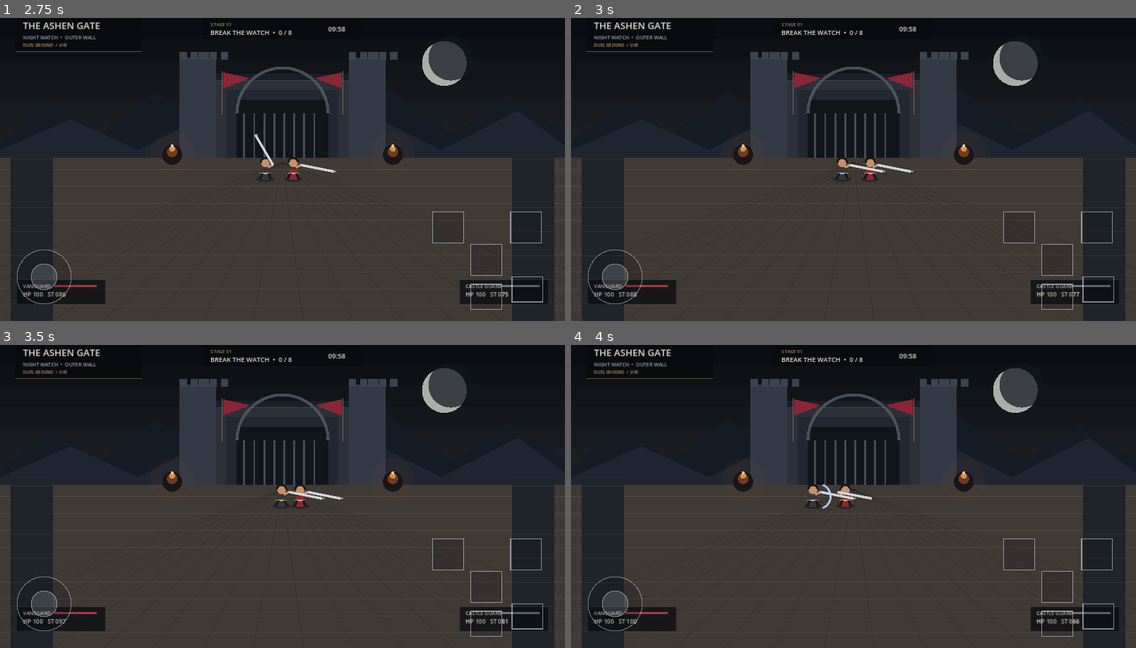
Above: before the commit, frames 1-4 (two rows, left to right).
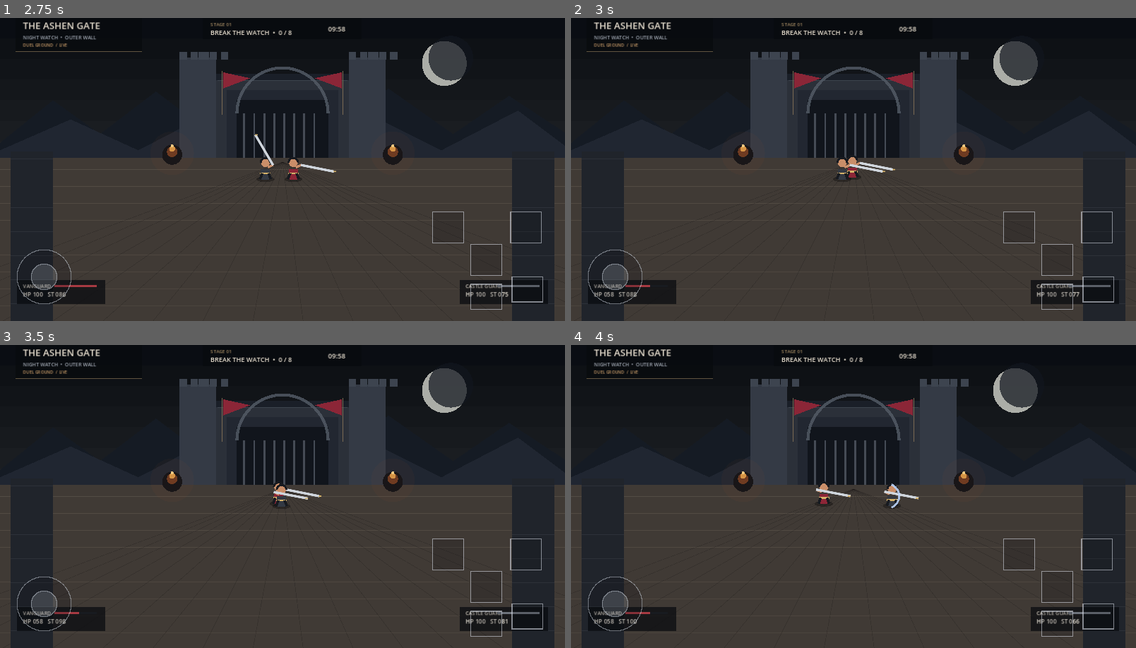
Above: after the commit, the same moments.

Repository: iiils3/arena-stream
Game: Godot game, scene res://scenes/showcase/combat_showcase.tscn
Two runs of this game, one before a commit and one after it. Both use one fixed random seed, a clock stepped at 60 frames per second and the inputs below.
Inputs (mouse positions are in pixels of both pictures, inside the frame that each line leads up to):
- Up to frame 1 (2.75 s): tap Enter at 0.5 s; move the mouse to (406, 145) at 0.52 s; hold Right (ui_right) 0.53-1.25 s; hold L 0.53-1.25 s; click (406, 145) at 0.67 s; tap Space at 0.77 s; drag from (169, 178) to (254, 227) at 1.27 s; move the mouse to (339, 90) at 2.02 s; hold Right (ui_right) from 2.03 s (still down); tap I at 2.1 s
- Up to frame 2 (3 s): release Right (ui_right) at 2.75 s; drag from (825, 227) to (684, 114) at 2.77 s
- Up to frame 3 (3.5 s): no input
- Up to frame 4 (4 s): move the mouse to (1023, 535) at 3.52 s; hold Left (ui_left) from 3.53 s (still down); tap Shift at 3.6 s; tap Space at 3.77 s

Frame 1 is identical in both runs. In frame 2, 0.3% of the frame differs, in the area x 5-61%, y 45-93%; in frame 3, 0.4%; in frame 4, 0.6%, in the area x 5-62%, y 44-93%.

Commit message:
fix: resolve melee traces in world space

Diff:
--- a/godot/scripts/combat/melee_fighter.gd
+++ b/godot/scripts/combat/melee_fighter.gd
@@ -76,7 +76,7 @@
         if state == State.WINDUP:
             state = State.ACTIVE
             attack_clock = attack.active
-            last_weapon_tip = _weapon_tip_at(attack_start_angle)
+            last_weapon_tip = global_position + _weapon_tip_at(attack_start_angle)
             attack_hit_targets.clear()
             state_changed.emit("active")
         elif state == State.ACTIVE:
@@ -187,7 +187,7 @@
 func resolve_active_hit(targets: Array[Node]) -> void:
     if state != State.ACTIVE or attack == null:
         return
-    var current_tip := _weapon_tip_at(_current_attack_angle())
+    var current_tip := global_position + _weapon_tip_at(_current_attack_angle())
     for target in targets:
         if target == self or not is_instance_valid(target) or not target is ArenaMeleeFighter:
             continue
